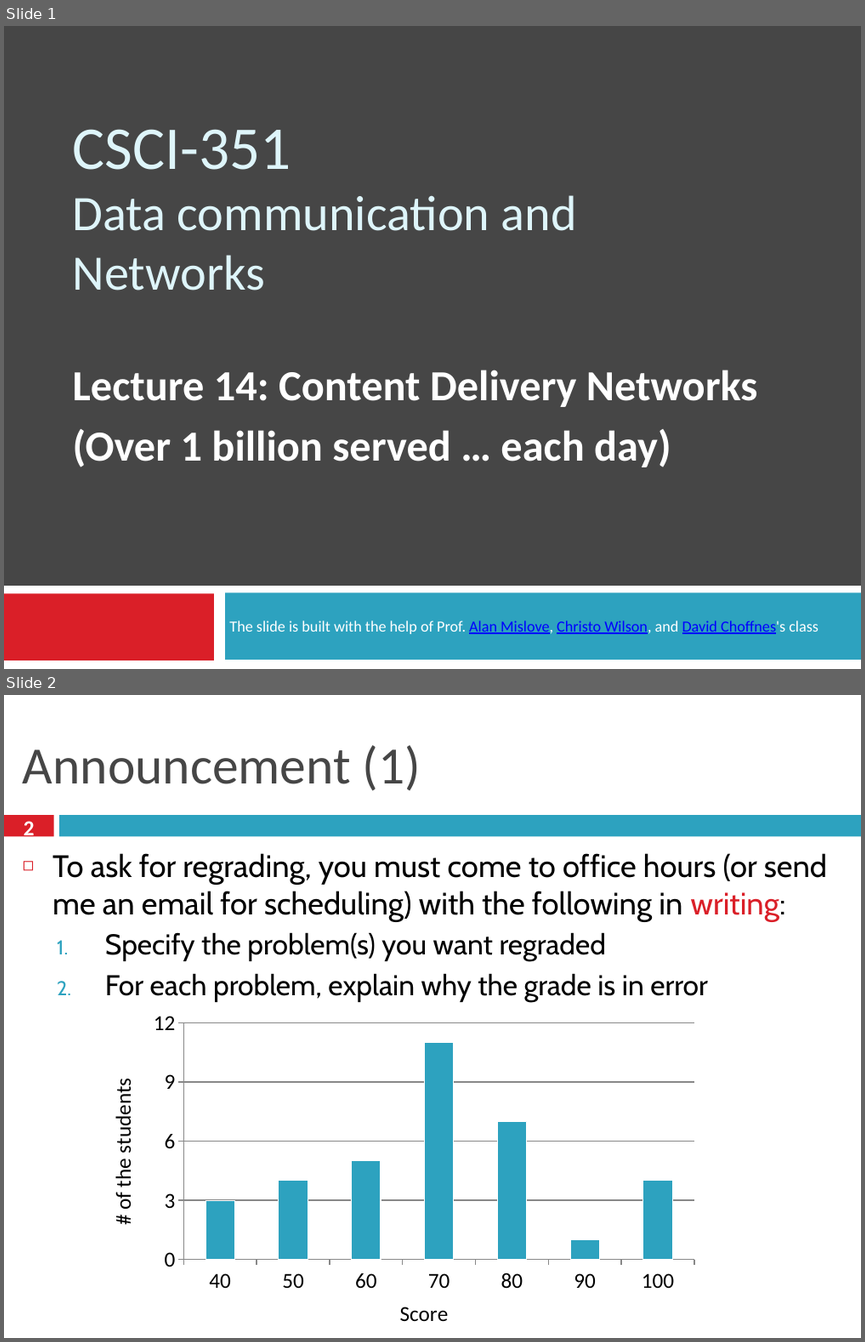
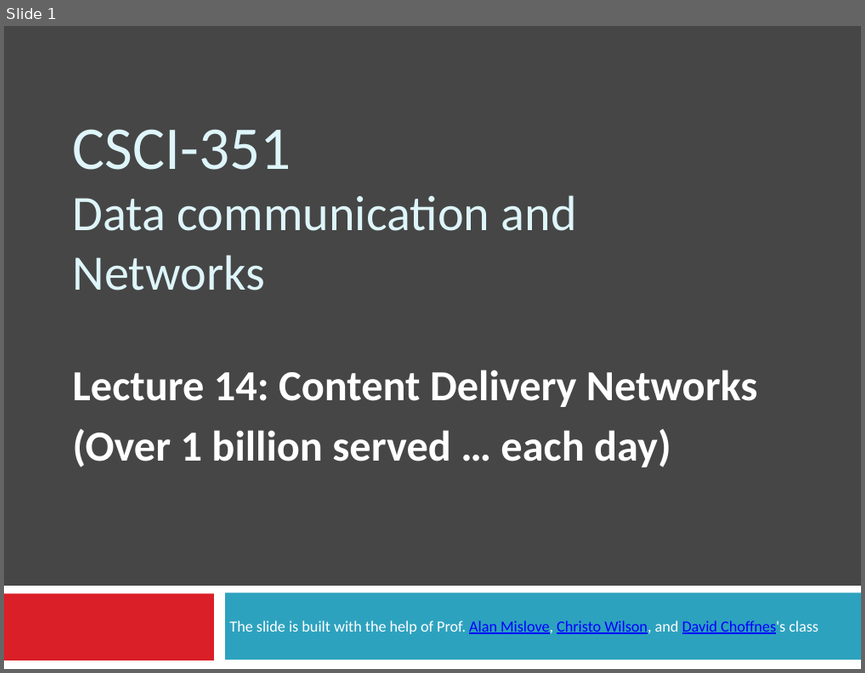
Before and after one commit to taejoong/taejoong.github.io, a slide deck: courses/csci-351/handouts/16-CDN.pptx. Shown one above the other, each under a label of ours: slides 1 and 2 before the commit, slide 1 after it. The pictures are 865x1342 and 865x673 pixels, drawn with LibreOffice and Linux fonts; fonts in the diff are those of the drawing. Boxes give left, top, right and bottom in pixels: in the first picture for what was removed or moved away, otherwise in the second. Text is boxed around its words. In the diff, an @@ line names an element or a change of style, - is before the commit and + after.

```diff
--- a/courses/csci-351/handouts/16-CDN.pptx
+++ b/courses/csci-351/handouts/16-CDN.pptx
@@ slide 2 removed at (4,695,861,1338), background #FFFFFF @@
@@ title removed at (23,745,421,791) @@
-Announcement (1)
@@ rectangle removed at (4,815,53,836) @@
@@ page number removed at (24,821,35,840) @@
-2
@@ rectangle removed at (60,815,861,836) @@
@@ text removed at (52,853,827,1002) @@
-◻ To ask for regrading, you must come to office hours (or send me an email for scheduling) with the following in writing:
-  1. Specify the problem(s) you want regraded
-  2. For each problem, explain why the grade is in error
@@ column chart removed at (103,1000,697,1333) @@
-categories: 40, 50, 60, 70, 80, 90, 100
-Series 1: 3, 4, 5, 11, 7, 1, 4
```
Also in this commit, not shown: 3 slides changed, 7 other slides removed, 25 other files.
